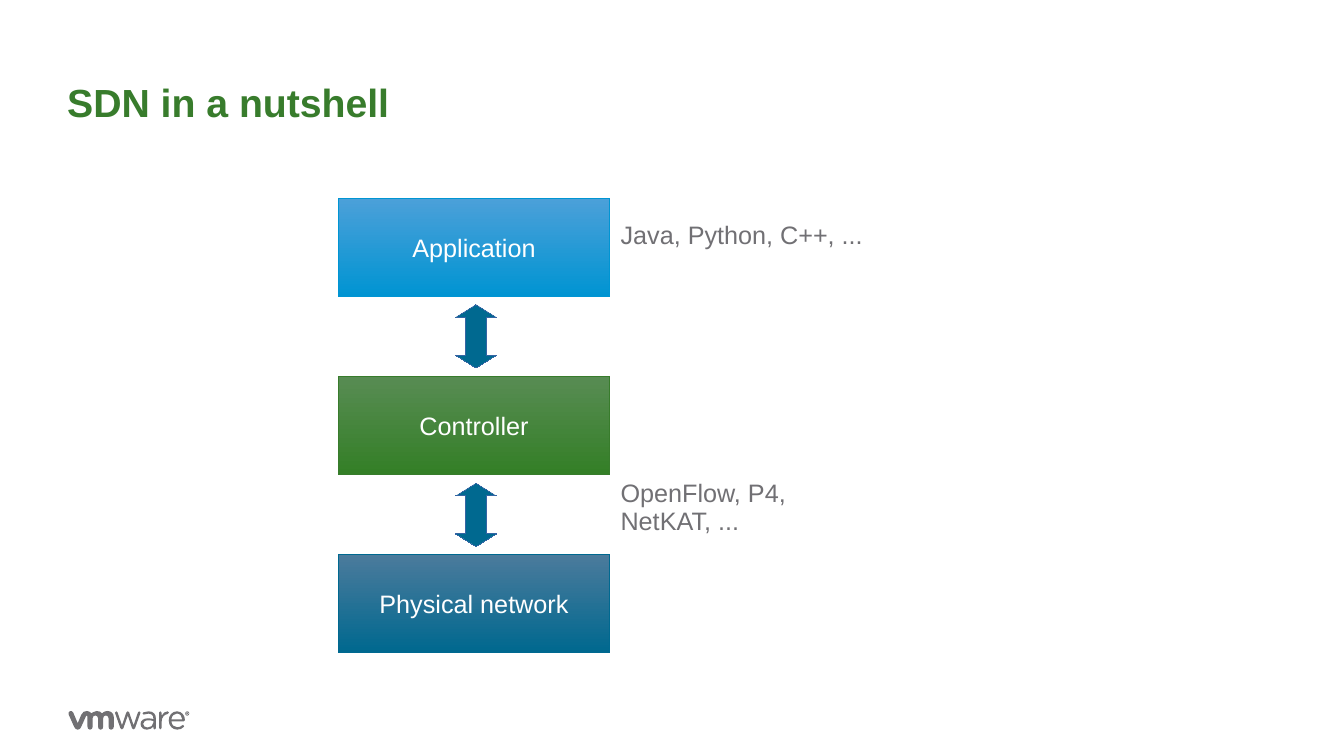
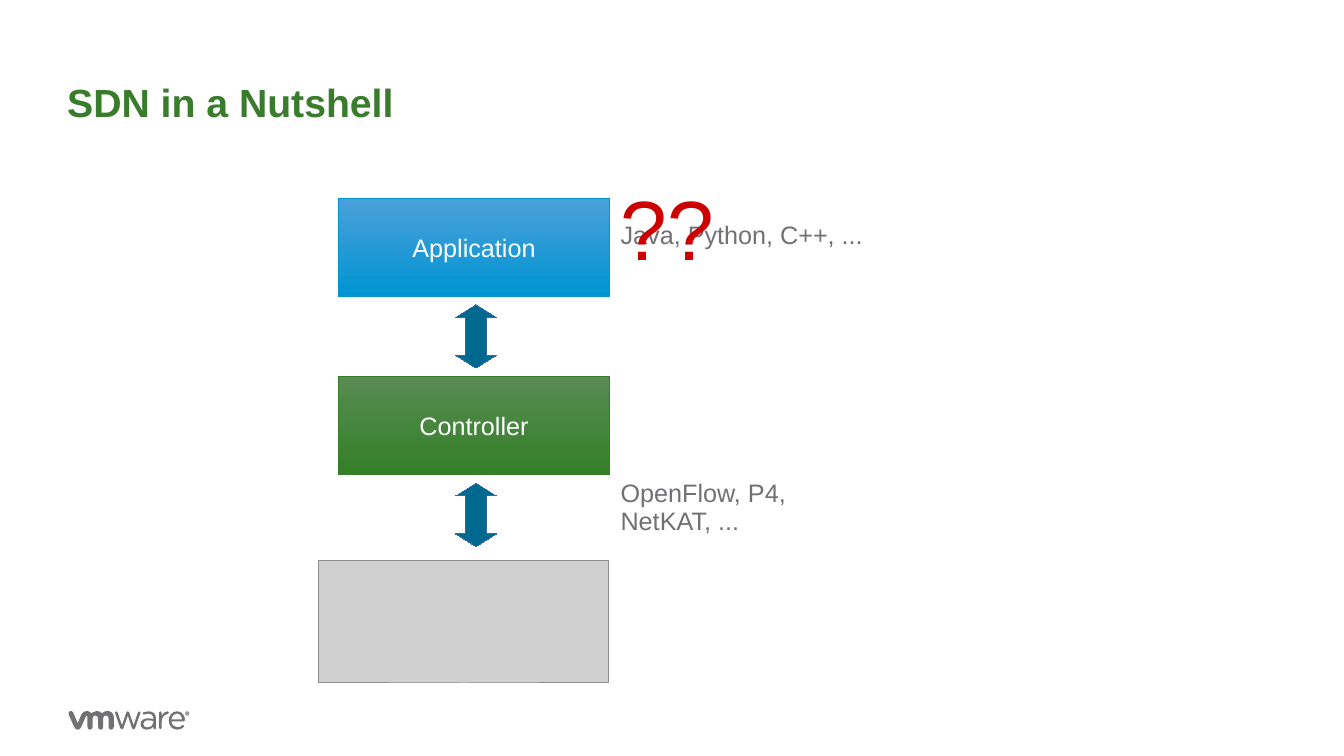
Before and after one commit to ryzhyk/cocoon, a slide deck: slide 3 of doc/wnv17/cocoon.odp (slide 2 before the commit). Drawn at 1344x756 pixels with LibreOffice and Linux fonts; fonts in the diff are those of the drawing; grey boxes stand for pictures; background and template pictures are left out. Boxes give left, top, right and bottom in pixels: in the first picture for what was removed or moved away, otherwise in the second. Text is boxed around its words. In the diff, an @@ line names an element or a change of style, - is before the commit and + after.

```diff
--- a/doc/wnv17/cocoon.odp
+++ b/doc/wnv17/cocoon.odp
@@ title at box(67, 88, 393, 118): text changed @@
-SDN in a nutshell
+SDN in a Nutshell
@@ text added at box(620, 188, 726, 278), 60 pt, text #CC0000 @@
+??
@@ picture added at box(319, 561, 609, 683) @@
@@ rectangle removed at box(339, 555, 610, 652) @@
-Physical network
```
Also in this commit, not shown: 11 other slides changed, 5 slides added, 1 slide removed.
